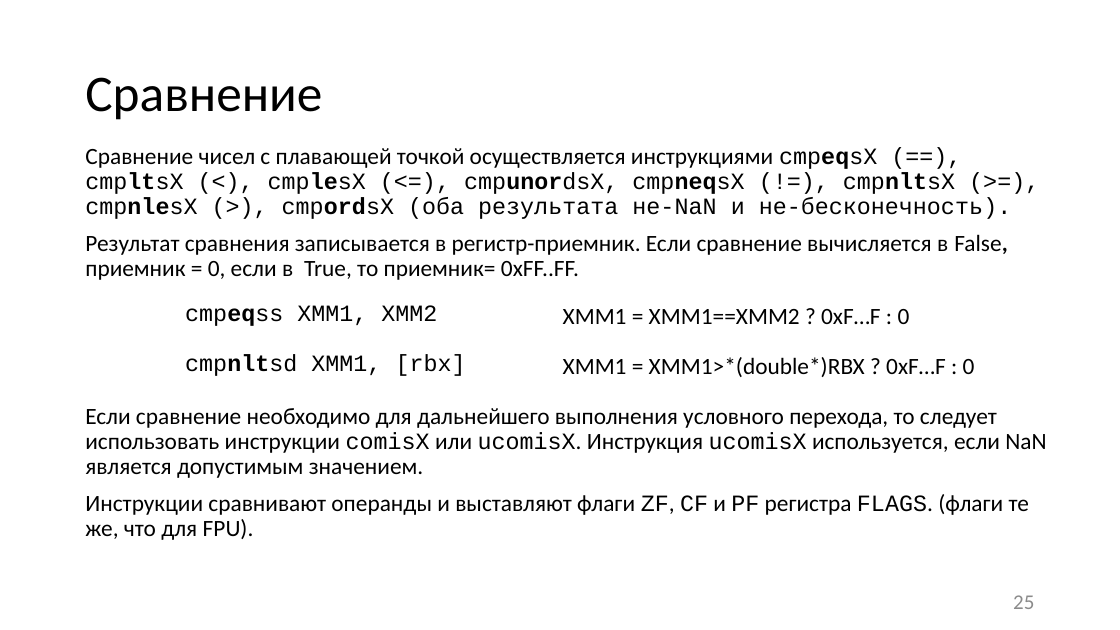
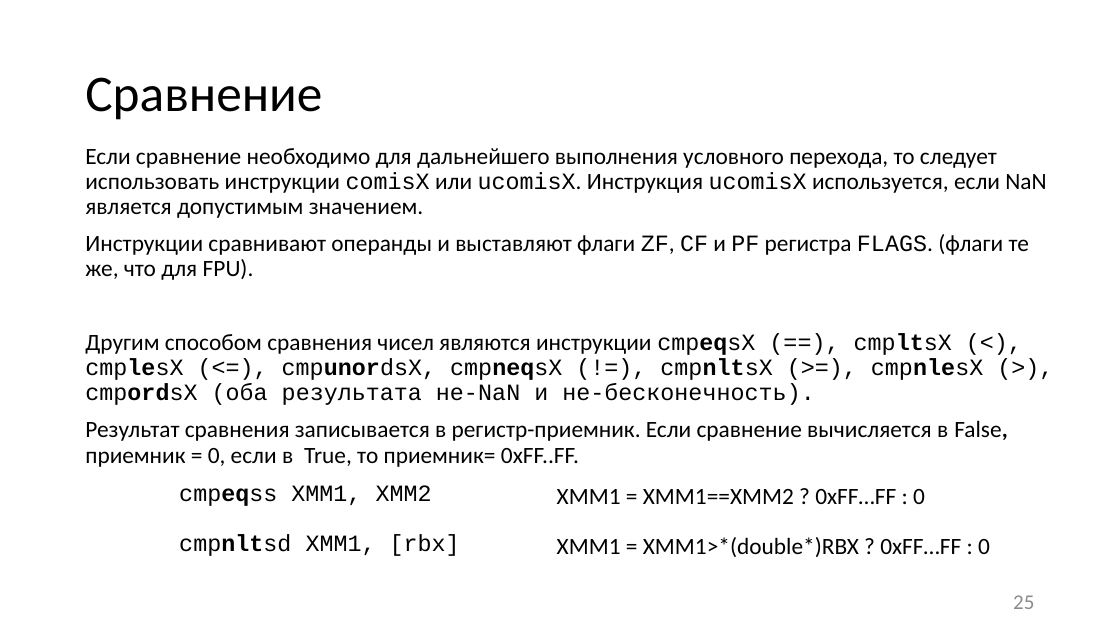
Before and after one commit to itsecd/low-level-programming, a slide deck: slide 25 of Lectures/2.FPU_and_SIMD/Lecture2.pptx. Drawn at 1120x630 pixels with LibreOffice and Linux fonts; fonts in the diff are those of the drawing. Boxes give left, top, right and bottom in pixels: in the first picture for what was removed or moved away, otherwise in the second. Text is boxed around its words. In the diff, an @@ line names an element or a change of style, - is before the commit and + after.

```diff
--- a/Lectures/2.FPU_and_SIMD/Lecture2.pptx
+++ b/Lectures/2.FPU_and_SIMD/Lecture2.pptx
@@ text at [85, 148, 1012, 280]: paragraphs removed @@
-Сравнение чисел с плавающей точкой осуществляется инструкциями cmpeqsX (==), cmpltsX (<), cmplesX (<=), cmpunordsX, cmpneqsX (!=), cmpnltsX (>=), cmpnlesX (>), cmpordsX (оба результата не-NaN и не-бесконечность).
-Результат сравнения записывается в регистр-приемник. Если сравнение вычисляется в False, приемник = 0, если в True, то приемник= 0xFF..FF.
@@ text at [85, 333, 1007, 467]: paragraphs added @@
+Другим способом сравнения чисел являются инструкции cmpeqsX (==), cmpltsX (<), cmplesX (<=), cmpunordsX, cmpneqsX (!=), cmpnltsX (>=), cmpnlesX (>), cmpordsX (оба результата не-NaN и не-бесконечность).
+Результат сравнения записывается в регистр-приемник. Если сравнение вычисляется в False, приемник = 0, если в True, то приемник= 0xFF..FF.
@@ table at [171, 478, 1006, 577] @@
-row 1, column 2: XMM1 = XMM1==XMM2 ? 0xF…F : 0
+row 1, column 2: XMM1 = XMM1==XMM2 ? 0xFF…FF : 0
-row 2, column 2: XMM1 = XMM1>*(double*)RBX ? 0xF…F : 0
+row 2, column 2: XMM1 = XMM1>*(double*)RBX ? 0xFF…FF : 0
@@ table: place and size @@
-table at [176, 298, 1012, 397]
+table at [171, 478, 1006, 577]
```
Also in this commit, not shown: 18 other slides changed, 10 other files.
